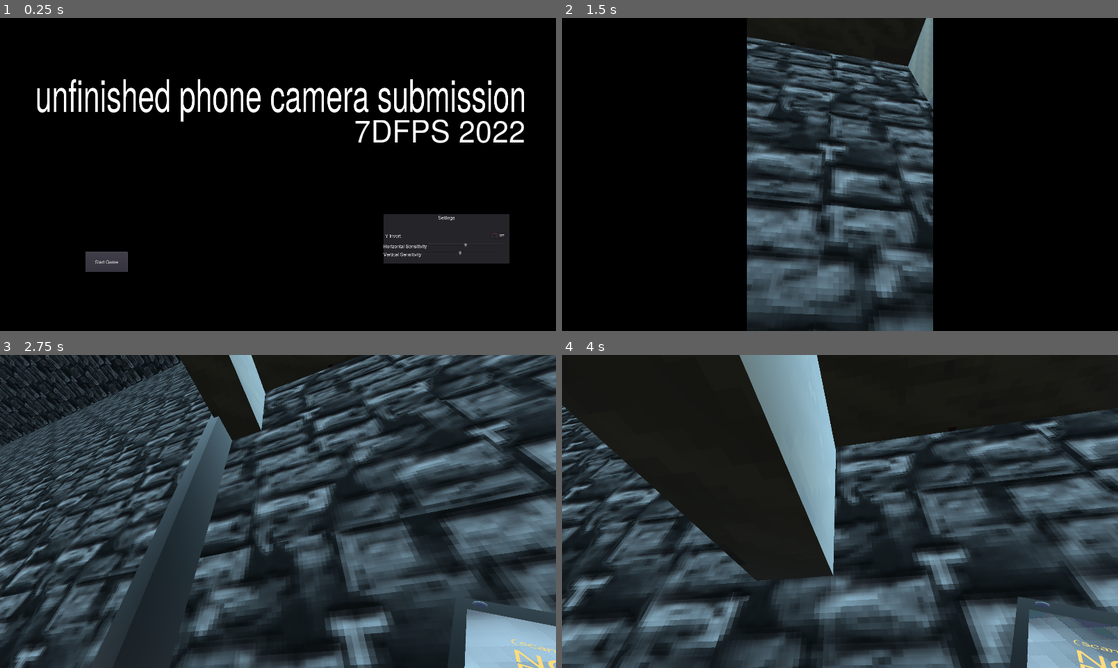
Above: before the commit, frames 1-4 (two rows, left to right).
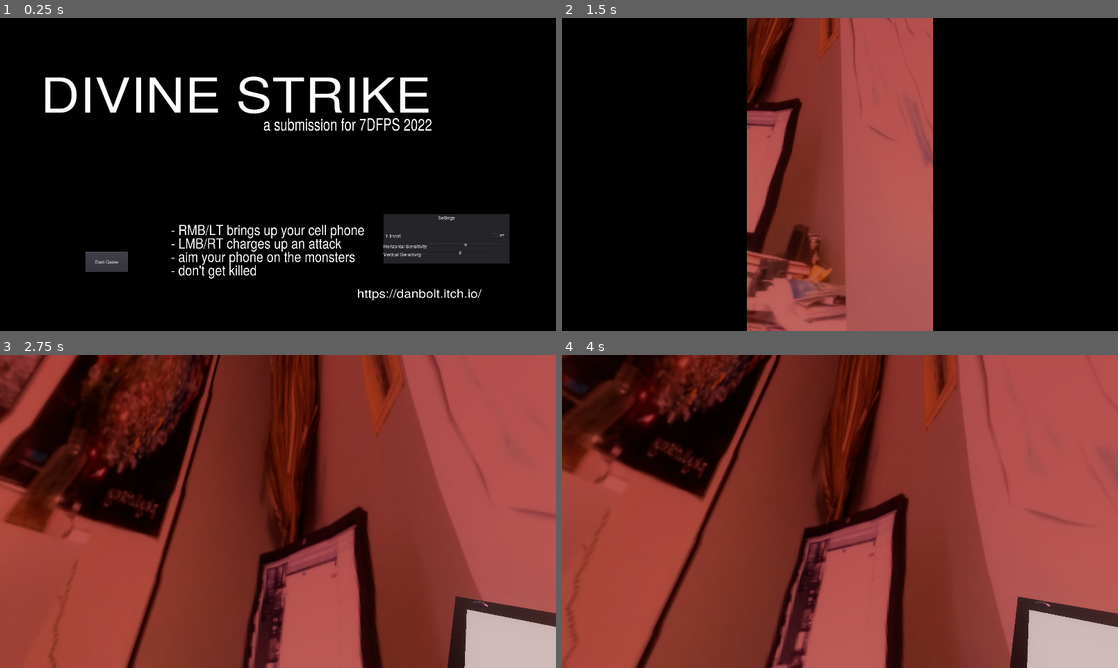
Above: after the commit, the same moments.

Repository: danbolt/7dfps-2022
Game: Godot game, scene res://etc/game_root.tscn
The game is run twice, just before and just after one commit, with the same random seed, the same clock (stepped at 60 frames per second) and the same inputs.
Inputs (mouse positions are in pixels of both pictures, inside the frame that each line leads up to):
- Up to frame 1 (0.25 s): no input
- Up to frame 2 (1.5 s): click "Start Game" at 0.5 s; tap Enter at 1.25 s; move the mouse to (867, 174) at 1.27 s; press the mouse at (867, 174) at 1.28 s; hold W (step_forward) from 1.28 s (still down)
- Up to frame 3 (2.75 s): keep holding W (step_forward); tap Space (jump) at 1.52, 2.27 s; move the mouse to (250, 511) at 2.02 s; release the mouse at (250, 511) at 2.03 s; right-click (250, 511) at 2.1 s; click (250, 511) at 2.3 s
- Up to frame 4 (4 s): keep holding W (step_forward); move the mouse to (851, 505) at 2.77 s; press the mouse at (851, 505) at 2.78 s; move the mouse to (834, 517) at 3.52 s; release the mouse at (834, 517) at 3.53 s; click (834, 517) at 3.6 s; tap Space (jump) at 3.77 s

The runs differ from the first frame. In frame 1, 7.3% of the frame differs, in the area x 6-95%, y 18-91%; in frame 2, 33%; in frame 3, 99%, in the area x 0-100%, y 0-100%; in frame 4, 94%.

Commit message:
Some environments

Diff:
--- a/environments/boss_room.tscn
+++ b/environments/boss_room.tscn
@@ -87,8 +87,7 @@
 sky_top_color = Color( 0.376471, 0.317647, 0.317647, 1 )
 sky_horizon_color = Color( 1, 0.505882, 0.0705882, 1 )
 sky_curve = 0.0535144
-sun_color = Color( 0.635294, 0.509804, 0.576471, 1 )
-sun_latitude = 78.9
+sun_color = Color( 0.87451, 1, 0, 1 )
 sun_longitude = -89.27
 sun_curve = 0.000995749
 sun_energy = 15.62
@@ -99,9 +98,13 @@
 ambient_light_color = Color( 0.172549, 0.184314, 0.317647, 1 )
 ambient_light_energy = 2.23
 ambient_light_sky_contribution = 0.19
+fog_enabled = true
+fog_color = Color( 0.894118, 0.478431, 0.411765, 0.109804 )
+fog_sun_color = Color( 1, 0.937255, 0, 1 )
+fog_depth_curve = 2.92817
 glow_enabled = true
 glow_intensity = 3.07
-glow_bloom = 0.21
+glow_bloom = 0.86
 
 [sub_resource type="BoxShape" id=13]
 
@@ -215,7 +218,7 @@
 fly_speed = 3.4
 
 [node name="ShieldCover" parent="PathFlier" instance=ExtResource( 9 )]
-transform = Transform( 2.06677, 0, 6.39488e-14, 0, 2.06677, 0, -6.39488e-14, 0, 2.06677, 0, 0, 0 )
+transform = Transform( 3.27422, 0, 1.01309e-13, 4.03897e-28, 3.27422, 1.42109e-14, -1.01309e-13, -1.42109e-14, 3.27422, 0, 0, 0 )
 covered_by = NodePath("../../PathFlier2")
 
 [node name="PathFlier2" parent="." instance=ExtResource( 8 )]
@@ -224,7 +227,7 @@
 fly_speed = 3.0
 
 [node name="ShieldCover" parent="PathFlier2" instance=ExtResource( 9 )]
-transform = Transform( 2.06677, 0, 6.39488e-14, 0, 2.06677, 0, -6.39488e-14, 0, 2.06677, 0, 0, 0 )
+transform = Transform( 3.274, 0, 1.01302e-13, 0, 3.274, 0, -1.01302e-13, 0, 3.274, 0, 0, 0 )
 covered_by = NodePath("../../PathFlier3")
 
 [node name="PathFlier3" parent="." instance=ExtResource( 8 )]
@@ -233,7 +236,7 @@
 fly_speed = 2.5
 
 [node name="ShieldCover" parent="PathFlier3" instance=ExtResource( 9 )]
-transform = Transform( 2.06677, 0, 6.39488e-14, 0, 2.06677, 0, -6.39488e-14, 0, 2.06677, 0, 0, 0 )
+transform = Transform( 3.274, 0, 1.01302e-13, 0, 3.274, 0, -1.01302e-13, 0, 3.274, 0, 0, 0 )
 covered_by = NodePath("../../PathFlier4")
 
 [node name="PathFlier4" parent="." instance=ExtResource( 8 )]
--- a/environments/stage0.tscn
+++ b/environments/stage0.tscn
@@ -48,7 +48,7 @@
 "vertex_count": 287
 }
 
-[sub_resource type="ProceduralSky" id=8]
+[sub_resource type="ProceduralSky" id=11]
 sky_top_color = Color( 0.376471, 0.317647, 0.317647, 1 )
 sky_horizon_color = Color( 1, 0.505882, 0.0705882, 1 )
 sky_curve = 0.0535144
@@ -57,7 +57,6 @@
 ground_curve = 0.00933032
 ground_energy = 0.88
 sun_color = Color( 1, 0.113725, 0.113725, 1 )
-sun_latitude = 124.25
 sun_longitude = -180.0
 sun_angle_min = 3.0
 sun_curve = 0.0287174
@@ -65,7 +64,7 @@
 
 [sub_resource type="Environment" id=9]
 background_mode = 2
-background_sky = SubResource( 8 )
+background_sky = SubResource( 11 )
 ambient_light_color = Color( 0.337255, 0.12549, 0.12549, 1 )
 ambient_light_energy = 4.03
 ambient_light_sky_contribution = 0.19
--- a/environments/stage1.tscn
+++ b/environments/stage1.tscn
@@ -19,6 +19,41 @@
 "points": PoolVector3Array( 0, 0, 0, 0, 0, 0, -5.20085, 0, -3.10081, 0, 0, 0, 0, 0, 0, -3.84519, 0.988457, 2.53189, 0, 0, 0, 0, 0, 0, 5.15481, -0.0115433, -0.468113, 0, 0, 0, 0, 0, 0, 5.06288, 0, -3.24537, 0, 0, 0, 0, 0, 0, -5.20085, 0, -3.10081 ),
 "tilts": PoolRealArray( 0, 0, 0, 0, 0 )
 }
+
+[sub_resource type="ProceduralSky" id=10]
+sky_top_color = Color( 0.376471, 0.317647, 0.317647, 1 )
+sky_horizon_color = Color( 1, 0.505882, 0.0705882, 1 )
+sky_curve = 0.0535144
+ground_bottom_color = Color( 0, 0, 0, 1 )
+ground_horizon_color = Color( 0.235294, 0.129412, 0.0392157, 1 )
+ground_curve = 0.00933032
+ground_energy = 0.88
+sun_color = Color( 1, 0.113725, 0.113725, 1 )
+sun_latitude = 124.25
+sun_longitude = -180.0
+sun_angle_min = 3.0
+sun_curve = 0.0287174
+sun_energy = 42.52
+
+[sub_resource type="Environment" id=9]
+background_mode = 2
+background_sky = SubResource( 10 )
+ambient_light_color = Color( 0.266667, 0.12549, 0.337255, 1 )
+ambient_light_energy = 4.03
+ambient_light_sky_contribution = 0.19
+fog_enabled = true
+fog_color = Color( 0.384314, 0.337255, 0.235294, 1 )
+fog_sun_color = Color( 0.623529, 0.521569, 0.521569, 1 )
+fog_sun_amount = 0.97
+fog_depth_end = 1102.7
+fog_depth_curve = 1.31951
+fog_transmit_curve = 0.63728
+fog_height_min = 5.0
+fog_height_max = -30.5
+fog_height_curve = 0.34151
+glow_enabled = true
+glow_intensity = 3.07
+glow_bloom = 0.21
 
 [node name="stage1" type="Spatial"]
 
@@ -92,3 +127,6 @@
 autoplay = true
 bus = "BGM"
 script = ExtResource( 8 )
+
+[node name="WorldEnvironment" type="WorldEnvironment" parent="."]
+environment = SubResource( 9 )
--- a/environments/stage2.tscn
+++ b/environments/stage2.tscn
@@ -24,6 +24,41 @@
 "points": PoolVector3Array( 0, 0, 0, 0, 0, 0, -24.2155, 2.8802, -26.1807, 0, 0, 0, 0, 0, 0, -28.8889, 3.08791, -25.7653, 0, 0, 0, 0, 0, 0, -29.2005, 2.77635, -30.0233, 0, 0, 0, 0, 0, 0, -24.0078, 2.98405, -30.0233, 0, 0, 0, 0, 0, 0, -24.2155, 2.8802, -26.1807 ),
 "tilts": PoolRealArray( 0, 0, 0, 0, 0 )
 }
+
+[sub_resource type="ProceduralSky" id=8]
+sky_top_color = Color( 0.376471, 0.317647, 0.317647, 1 )
+sky_horizon_color = Color( 1, 0.505882, 0.0705882, 1 )
+sky_curve = 0.0535144
+ground_bottom_color = Color( 0, 0, 0, 1 )
+ground_horizon_color = Color( 0.235294, 0.129412, 0.0392157, 1 )
+ground_curve = 0.00933032
+ground_energy = 0.88
+sun_color = Color( 1, 0.113725, 0.113725, 1 )
+sun_latitude = 124.25
+sun_longitude = -180.0
+sun_angle_min = 3.0
+sun_curve = 0.0287174
+sun_energy = 42.52
+
+[sub_resource type="Environment" id=9]
+background_mode = 2
+background_sky = SubResource( 8 )
+ambient_light_color = Color( 0.278431, 0.478431, 0.490196, 1 )
+ambient_light_sky_contribution = 0.0
+fog_enabled = true
+fog_color = Color( 0.176471, 0.584314, 0.760784, 1 )
+fog_sun_color = Color( 0.623529, 0.521569, 0.521569, 1 )
+fog_sun_amount = 0.97
+fog_depth_begin = 8.0
+fog_depth_end = 159.7
+fog_depth_curve = 0.683021
+fog_transmit_curve = 0.466516
+fog_height_min = 5.0
+fog_height_max = -30.5
+fog_height_curve = 0.34151
+glow_enabled = true
+glow_intensity = 3.07
+glow_bloom = 0.21
 
 [node name="stage2" type="Spatial"]
 
@@ -90,11 +125,12 @@
 
 [node name="PathFlierShooter" parent="." instance=ExtResource( 6 )]
 transform = Transform( 1, 0, 0, 0, 1, 0, 0, 0, 1, -0.0301189, 3.978, -29.6086 )
-fire_rate = 2.0
-shot_speed = 9.0
+fire_rate = 4.0
+shot_speed = 5.0
 
 [node name="PathFlierShooter2" parent="." instance=ExtResource( 6 )]
 transform = Transform( -0.555431, 0.329275, 0.763593, -0.0859556, 0.89061, -0.446571, -0.827108, -0.313674, -0.466369, -49.9481, 10.7125, -29.2646 )
+fire_rate = 3.0
 shot_speed = 14.0
 
 [node name="bgm" type="AudioStreamPlayer" parent="." groups=["listen_for_player_death"]]
@@ -102,3 +138,6 @@
 autoplay = true
 bus = "BGM"
 script = ExtResource( 8 )
+
+[node name="WorldEnvironment" type="WorldEnvironment" parent="."]
+environment = SubResource( 9 )
--- a/environments/stage3.tscn
+++ b/environments/stage3.tscn
@@ -15,6 +15,40 @@
 agent_radius = 0.85
 agent_max_slope = 75.22
 edge_max_error = 1.4
+
+[sub_resource type="ProceduralSky" id=10]
+sky_top_color = Color( 0.376471, 0.317647, 0.317647, 1 )
+sky_horizon_color = Color( 1, 0.505882, 0.0705882, 1 )
+sky_curve = 0.0535144
+ground_bottom_color = Color( 0, 0, 0, 1 )
+ground_horizon_color = Color( 0.235294, 0.129412, 0.0392157, 1 )
+ground_curve = 0.00933032
+ground_energy = 0.88
+sun_color = Color( 1, 0.113725, 0.113725, 1 )
+sun_latitude = 124.25
+sun_longitude = -180.0
+sun_angle_min = 3.0
+sun_curve = 0.0287174
+sun_energy = 42.52
+
+[sub_resource type="Environment" id=11]
+background_mode = 2
+background_sky = SubResource( 10 )
+ambient_light_color = Color( 0.337255, 0.298039, 0.12549, 1 )
+ambient_light_sky_contribution = 0.36
+fog_enabled = true
+fog_color = Color( 0.596078, 0.105882, 0.47451, 1 )
+fog_sun_color = Color( 1, 0.819608, 0, 1 )
+fog_sun_amount = 0.97
+fog_depth_begin = 3.3
+fog_depth_curve = 1.56917
+fog_transmit_curve = 0.63728
+fog_height_min = 5.0
+fog_height_max = -30.5
+fog_height_curve = 0.34151
+glow_enabled = true
+glow_intensity = 3.07
+glow_bloom = 0.21
 
 [node name="stage1" type="Spatial"]
 
@@ -73,3 +107,6 @@
 autoplay = true
 bus = "BGM"
 script = ExtResource( 8 )
+
+[node name="WorldEnvironment" type="WorldEnvironment" parent="."]
+environment = SubResource( 11 )
--- a/etc/game_root.gd
+++ b/etc/game_root.gd
@@ -12,7 +12,7 @@
 
 onready var title_screen: Control = $title_screen
 
-var current_stage: int = 3
+var current_stage: int = 0
 var stages = [
 	{
 		'scene': "res://environments/stage0.tscn"
--- a/etc/game_root.tscn
+++ b/etc/game_root.tscn
@@ -52,6 +52,7 @@
 [node name="Viewport" type="Viewport" parent="ViewportContainer"]
 pause_mode = 1
 size = Vector2( 1920, 1080 )
+size_override_stretch = true
 handle_input_locally = false
 render_target_update_mode = 3
 audio_listener_enable_2d = true
@@ -108,13 +109,13 @@
 margin_bottom = 848.0
 
 [node name="logotype" type="Label" parent="title_screen"]
-margin_left = 122.0
-margin_top = 146.0
-margin_right = 1527.0
-margin_bottom = 609.0
-rect_scale = Vector2( 0.641785, 0.969759 )
+margin_left = 140.0
+margin_top = 136.0
+margin_right = 1545.0
+margin_bottom = 599.0
+rect_scale = Vector2( 1.16682, 1.03537 )
 custom_fonts/font = ExtResource( 4 )
-text = "unfinished phone camera submission"
+text = "DIVINE STRIKE"
 
 [node name="start_game_button" type="Button" parent="title_screen"]
 margin_left = 295.0
@@ -125,10 +126,37 @@
 text = "Start Game"
 
 [node name="7drl_2022" type="Label" parent="title_screen"]
-margin_left = 1223.0
-margin_top = 307.0
-margin_right = 1592.0
-margin_bottom = 365.0
-rect_scale = Vector2( 1.60383, 1.65586 )
+margin_left = 763.0
+margin_top = 322.0
+margin_right = 1833.0
+margin_bottom = 380.0
+grow_horizontal = 0
+rect_scale = Vector2( 0.681344, 0.899433 )
 custom_fonts/font = ExtResource( 5 )
-text = "7DFPS 2022"
+text = "a submission for 7DFPS 2022"
+align = 2
+
+[node name="controls" type="Label" parent="title_screen"]
+margin_left = 590.0
+margin_top = 693.0
+margin_right = 1660.0
+margin_bottom = 934.0
+grow_horizontal = 0
+rect_scale = Vector2( 0.661062, 0.759673 )
+custom_fonts/font = ExtResource( 5 )
+text = "- RMB/LT brings up your cell phone
+- LMB/RT charges up an attack
+- aim your phone on the monsters
+- don't get killed"
+autowrap = true
+
+[node name="url" type="Label" parent="title_screen"]
+margin_left = 1233.0
+margin_top = 919.0
+margin_right = 2303.0
+margin_bottom = 1160.0
+grow_horizontal = 0
+rect_scale = Vector2( 0.704512, 0.626402 )
+custom_fonts/font = ExtResource( 5 )
+text = "https://danbolt.itch.io/"
+autowrap = true
Not shown: 1 places in environments/stage1.tscn that only renumber resources
Not shown: 1 places in environments/stage2.tscn that only renumber resources
Not shown: 1 places in environments/stage3.tscn that only renumber resources
